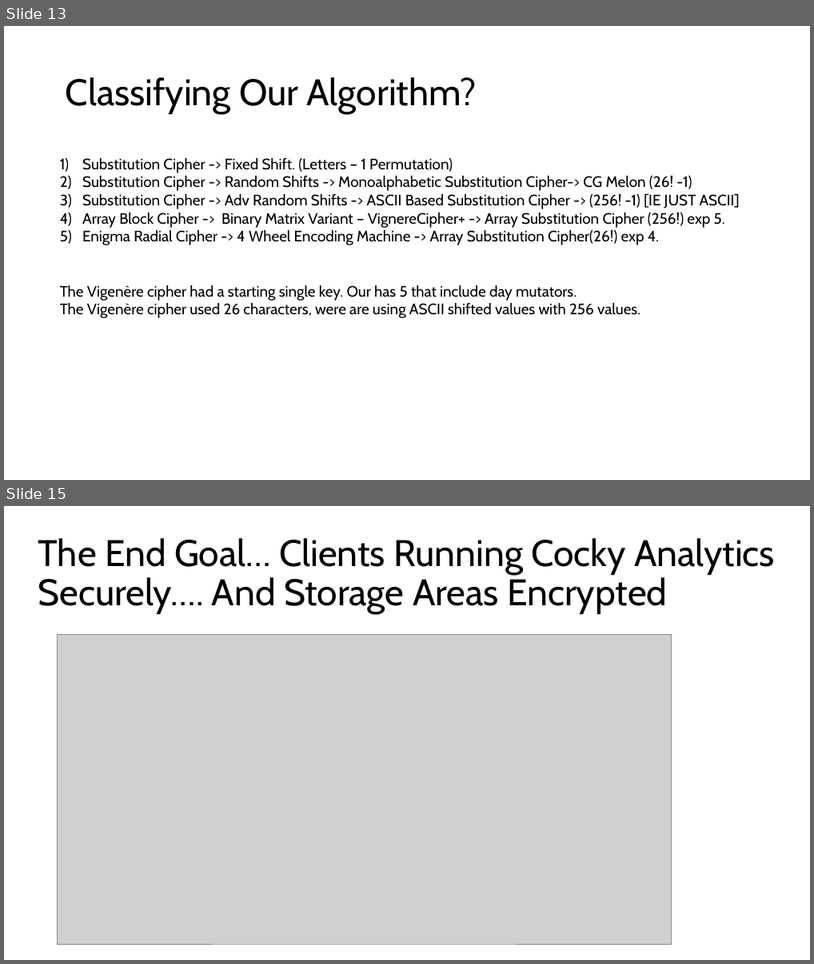
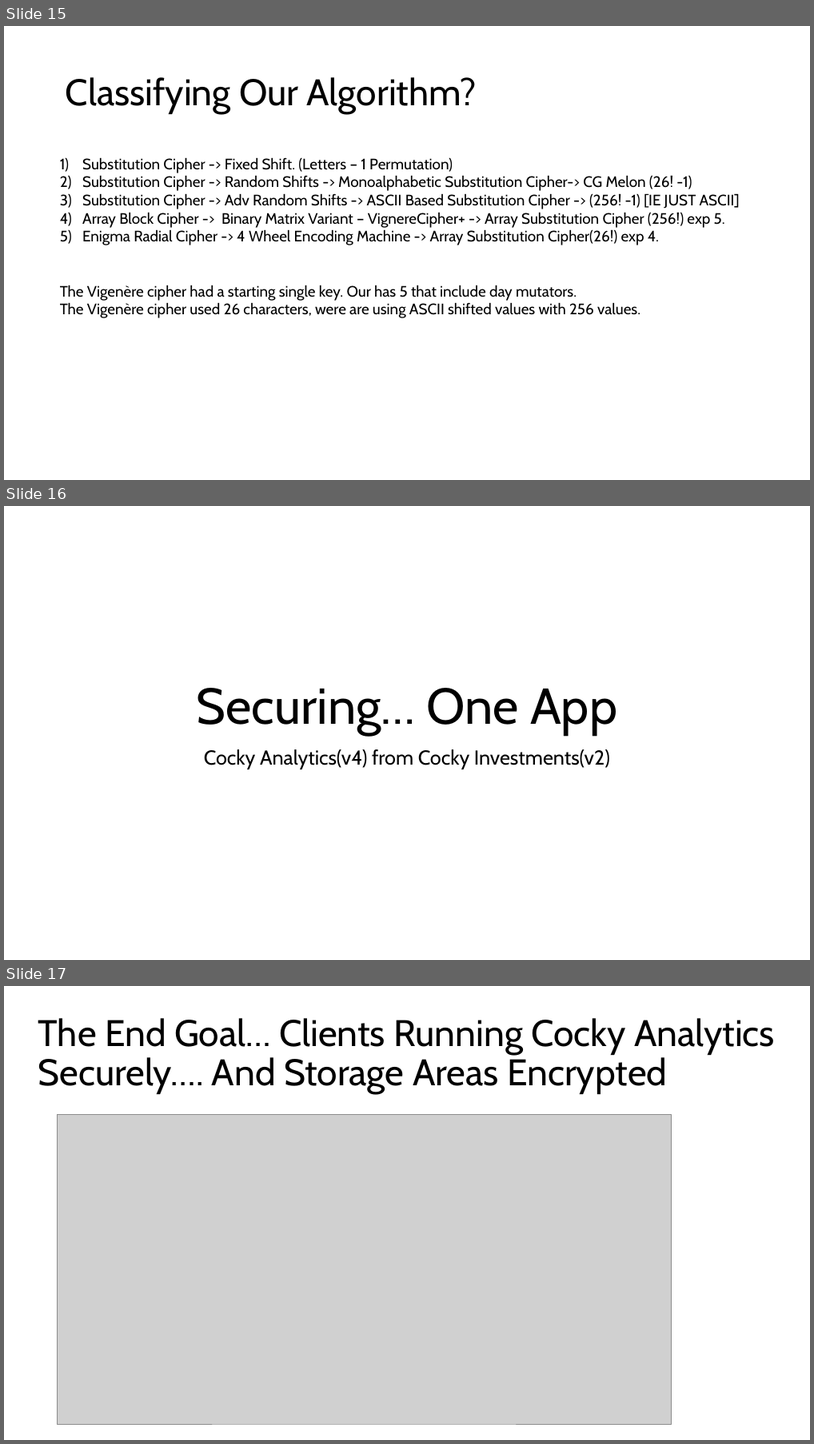
Before and after one commit to jssg33/analyticsgen4, a slide deck: sprint2/Cocky Cipher Overview.pptx. Shown one above the other, each under a label of ours: slides 13 and 15 before the commit, slides 15, 16 and 17 after it; the slides between them are not shown. The pictures are 814x964 and 814x1444 pixels, drawn with LibreOffice and Linux fonts; fonts in the diff are those of the drawing; grey boxes stand for pictures. Boxes give left, top, right and bottom in pixels: in the first picture for what was removed or moved away, otherwise in the second. Text is boxed around its words. In the diff, an @@ line names an element or a change of style, - is before the commit and + after.

```diff
--- a/sprint2/Cocky Cipher Overview.pptx
+++ b/sprint2/Cocky Cipher Overview.pptx
@@ slide 16 added at (x1=4, y1=506, x2=810, y2=960), background #FFFFFF @@
@@ title added at (x1=197, y1=688, x2=618, y2=736), 60 pt, text #000000 @@
+Securing… One App
@@ subtitle added at (x1=204, y1=749, x2=610, y2=769), 24 pt, text #000000 @@
+Cocky Analytics(v4) from Cocky Investments(v2)
@@ what was slide 13 is now slide 15 @@
@@ what was slide 15 is now slide 17 @@
```
Also in this commit, not shown: 2 slides changed, 10 other slides added, 1 other file.
